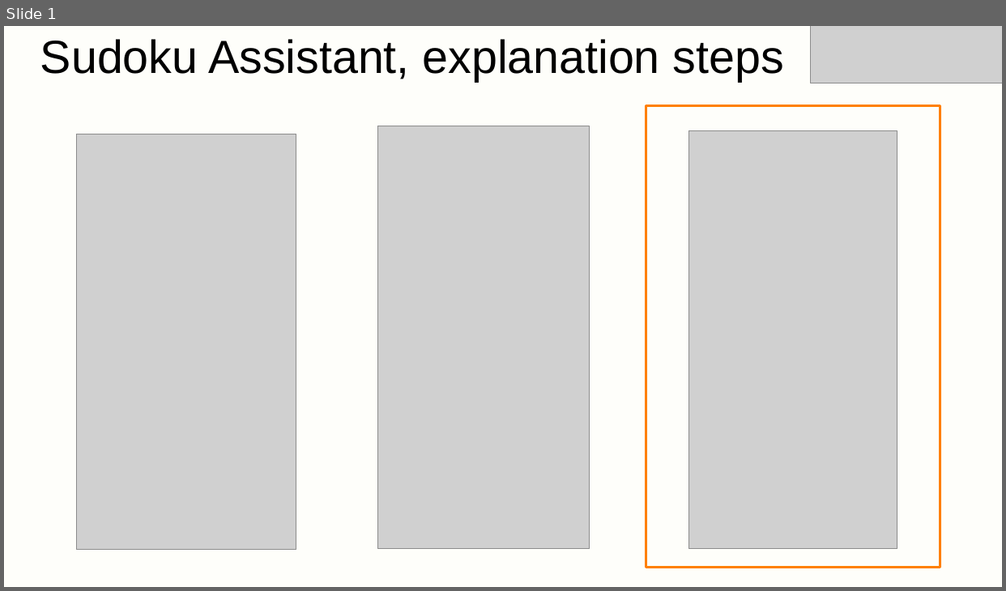
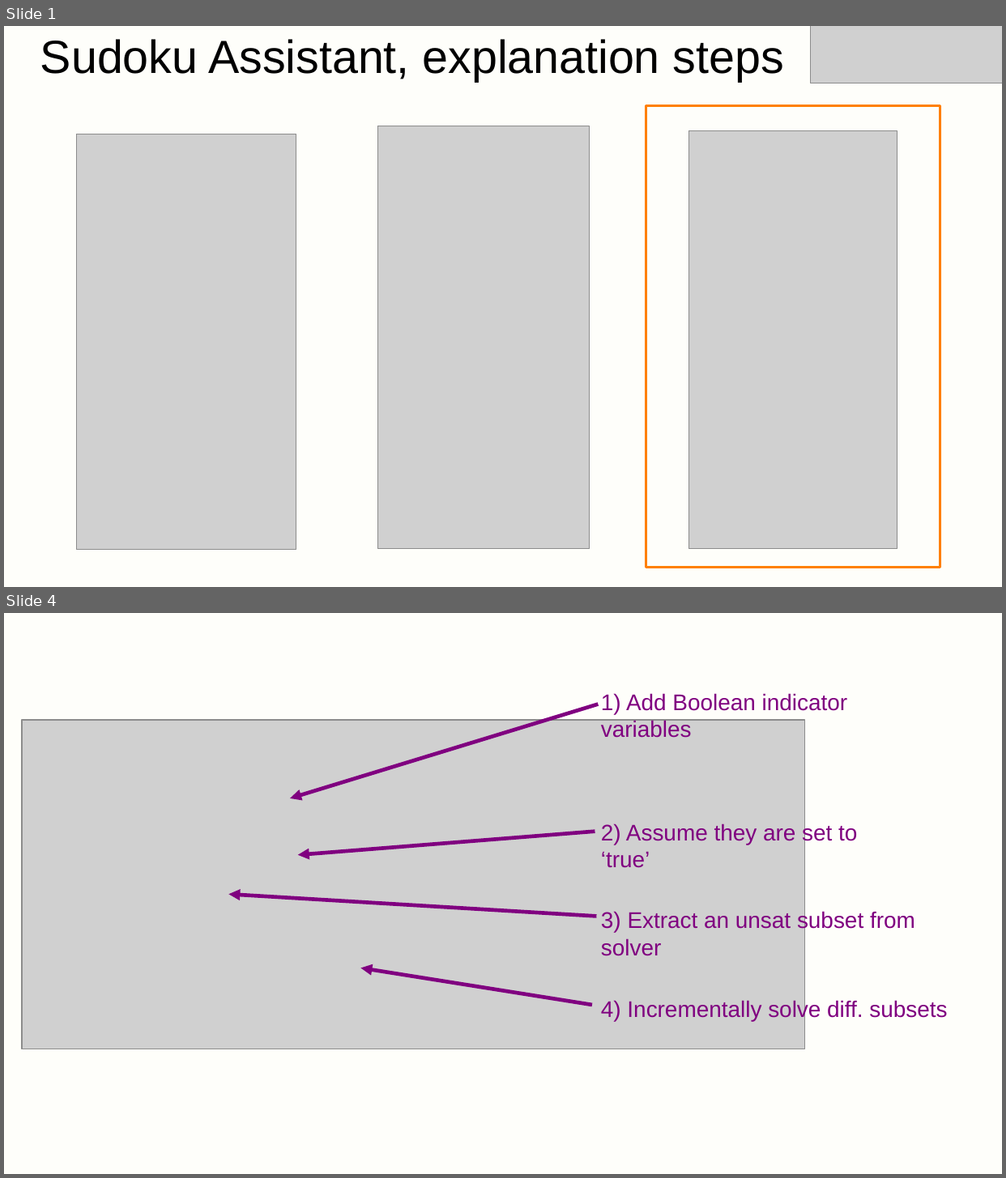
Before and after one commit to IgnaceBleukx/Tutorial-Derivatives, a slide deck: supporting_slides.pptx. Shown one above the other, each under a label of ours: slide 1 before the commit, slides 1 and 4 after it; the slides between them are not shown. The pictures are 1006x591 and 1006x1178 pixels, drawn with LibreOffice and Linux fonts; fonts in the diff are those of the drawing; grey boxes stand for pictures. Boxes give left, top, right and bottom in pixels: in the first picture for what was removed or moved away, otherwise in the second. Text is boxed around its words. In the diff, an @@ line names an element or a change of style, - is before the commit and + after.

```diff
--- a/supporting_slides.pptx
+++ b/supporting_slides.pptx
@@ slide 4 added at (x1=4, y1=613, x2=1002, y2=1174), background #FEFEFA @@
@@ arrow added from (598, 705) to (290, 798), #800080 3 pt @@
@@ text added at (x1=601, y1=693, x2=848, y2=738), 18 pt, text #800080 @@
+1) Add Boolean indicator variables
@@ picture added at (x1=22, y1=720, x2=805, y2=1050) @@
@@ arrow added from (595, 831) to (298, 854), #800080 3 pt @@
@@ text added at (x1=601, y1=823, x2=857, y2=868), 18 pt, text #800080 @@
+2) Assume they are set to ‘true’
@@ arrow added from (596, 917) to (228, 895), #800080 3 pt @@
@@ text added at (x1=601, y1=910, x2=915, y2=956), 18 pt, text #800080 @@
+3) Extract an unsat subset from solver
@@ arrow added from (593, 1005) to (360, 968), #800080 3 pt @@
@@ text added at (x1=601, y1=999, x2=947, y2=1021), 18 pt, text #800080 @@
+4) Incrementally solve diff. subsets
```
Also in this commit, not shown: 1 slide changed, 6 other slides added, 7 other files.
